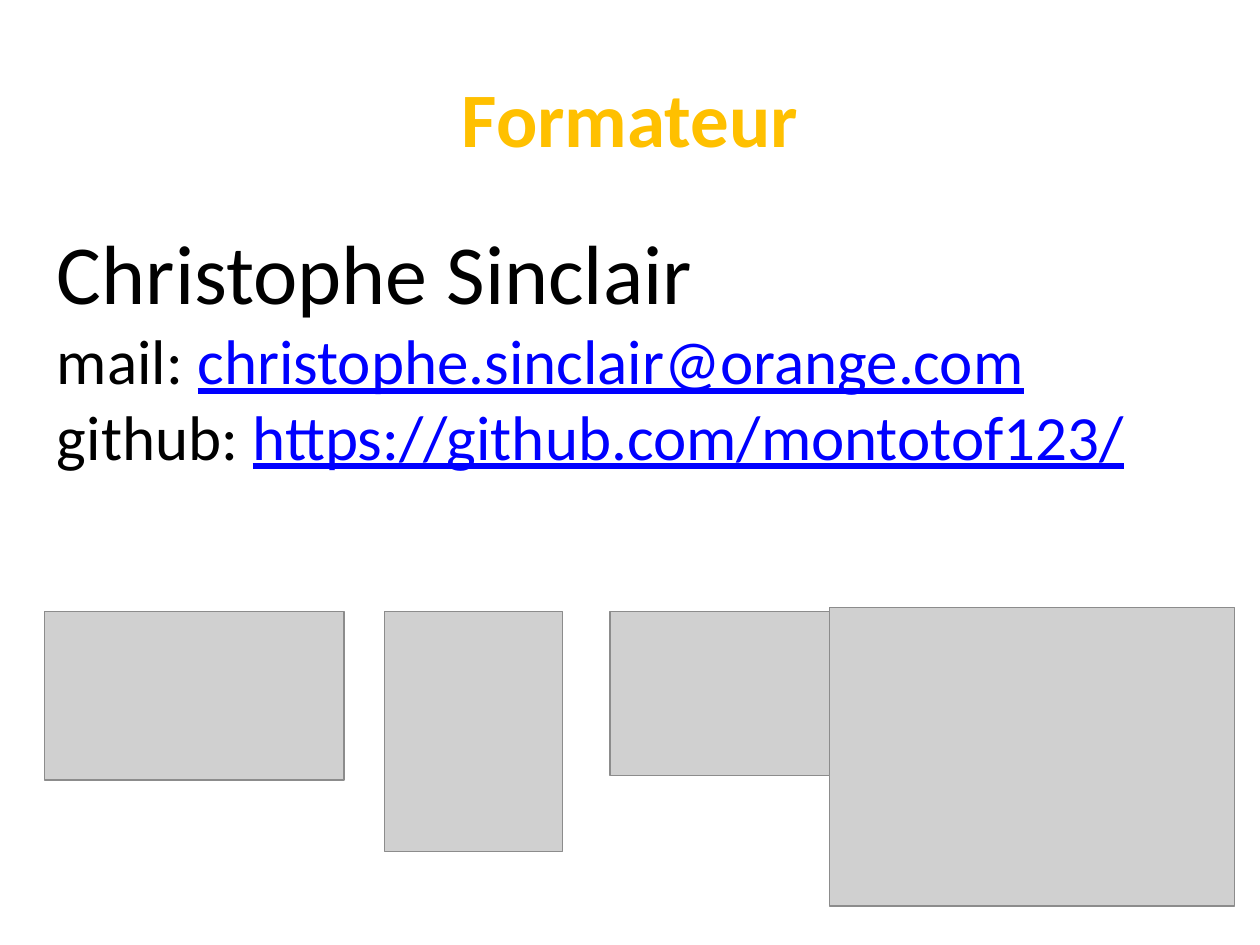
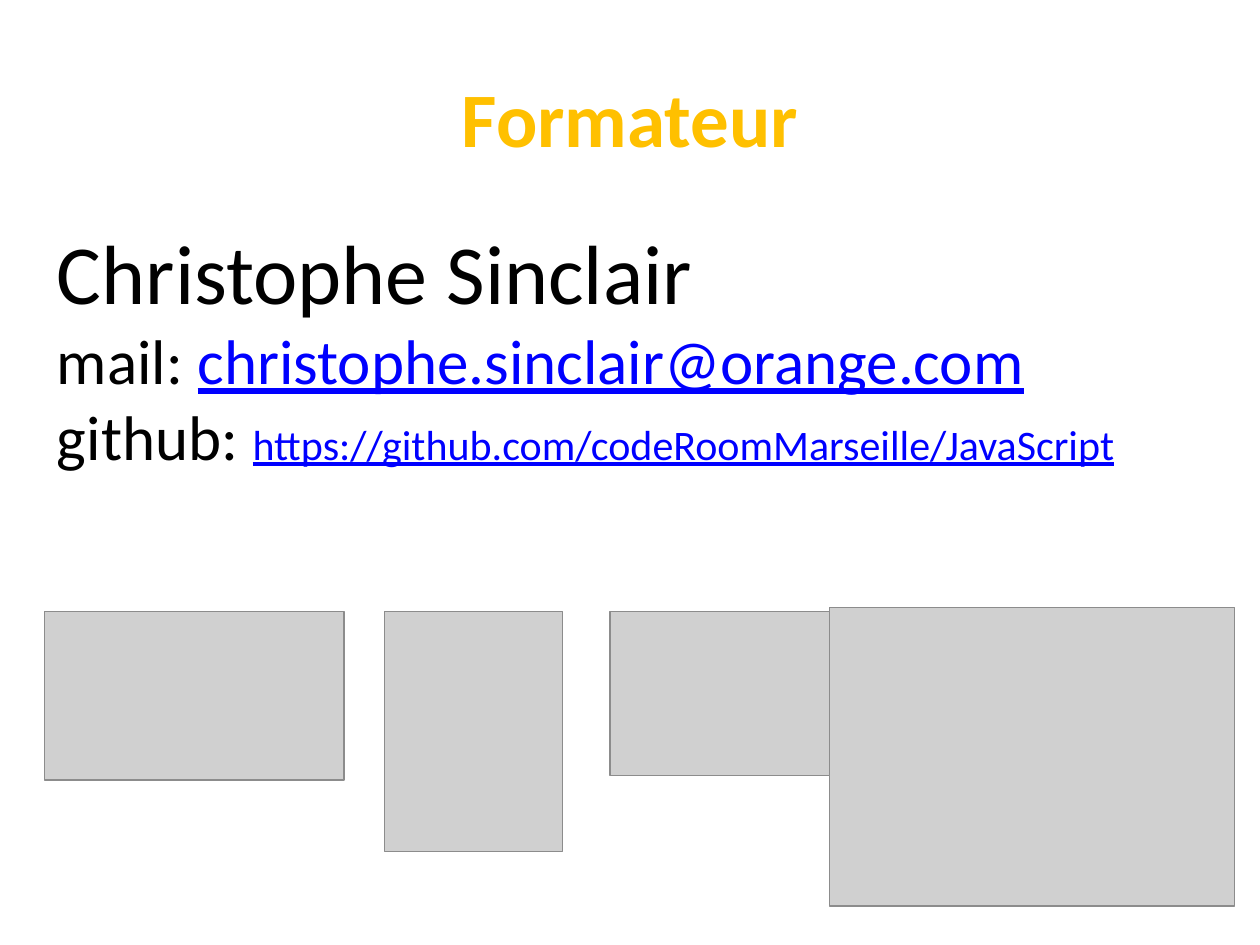
Before and after one commit to codeRoomMarseille/JavaScript_20180914, a slide deck: slide 2 of javascript.pptx. Drawn at 1260x945 pixels with LibreOffice and Linux fonts; fonts in the diff are those of the drawing; grey boxes stand for pictures. Boxes give left, top, right and bottom in pixels: in the first picture for what was removed or moved away, otherwise in the second. Text is boxed around its words. In the diff, an @@ line names an element or a change of style, - is before the commit and + after.

```diff
--- a/javascript.pptx
+++ b/javascript.pptx
@@ text at [57,416,1114,471]: text changed; size 36 to 24 pt @@
-github: https://github.com/montotof123/
+github: https://github.com/codeRoomMarseille/JavaScript
```
